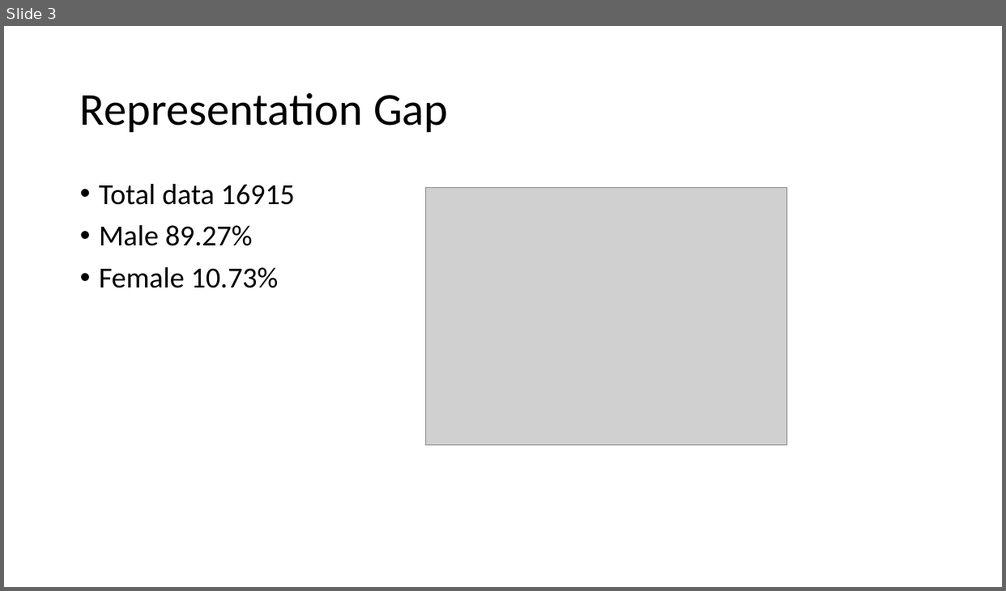
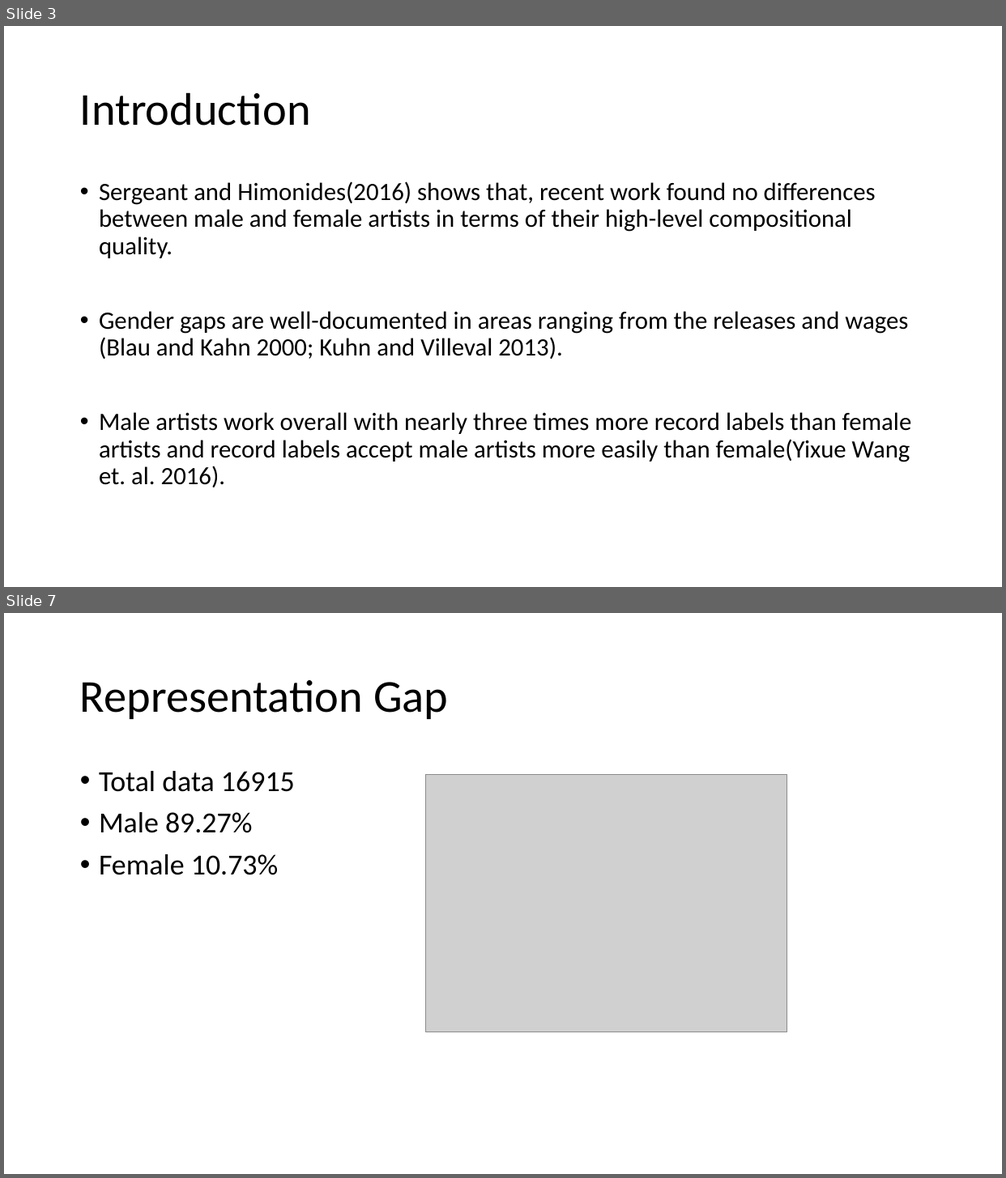
Before and after one commit to polando/GenderGap, a slide deck: Presentation/Final_presentation.pptx. Shown one above the other, each under a label of ours: slide 3 before the commit, slides 3 and 7 after it; the slides between them are not shown. The pictures are 1006x591 and 1006x1178 pixels, drawn with LibreOffice and Linux fonts; fonts in the diff are those of the drawing; grey boxes stand for pictures. Boxes give left, top, right and bottom in pixels: in the first picture for what was removed or moved away, otherwise in the second. Text is boxed around its words. In the diff, an @@ line names an element or a change of style, - is before the commit and + after.

```diff
--- a/Presentation/Final_presentation.pptx
+++ b/Presentation/Final_presentation.pptx
@@ slide 3 added at [4, 26, 1002, 587], background #FFFFFF @@
@@ title added at [80, 92, 311, 126], 44 pt, text #000000 @@
+Introduction
@@ text added at [99, 182, 912, 488], 24 pt, text #000000 @@
+• Sergeant and Himonides(2016) shows that, recent work found no differences between male and female artists in terms of their high-level compositional quality.
+• Gender gaps are well-documented in areas ranging from the releases and wages (Blau and Kahn 2000; Kuhn and Villeval 2013).
+• Male artists work overall with nearly three times more record labels than female artists and record labels accept male artists more easily than female(Yixue Wang et. al. 2016).
@@ what was slide 3 is now slide 7 @@
```
Also in this commit, not shown: 3 slides changed, 9 other slides added, 2 slides removed.
